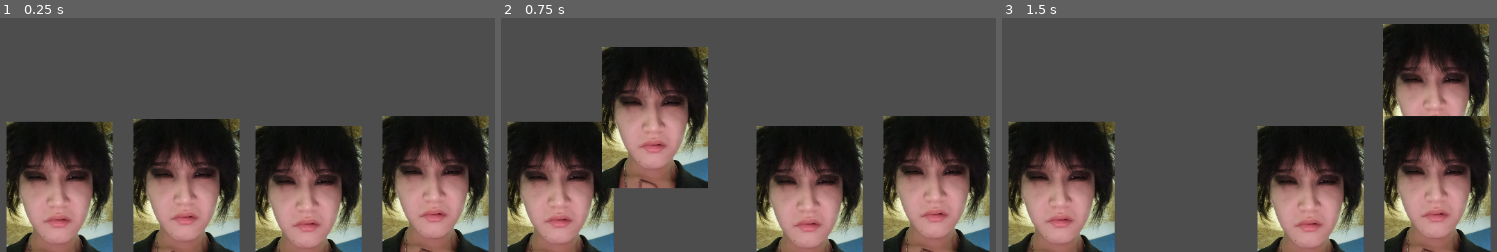
Above: before the commit, frames 1-3 (left to right).
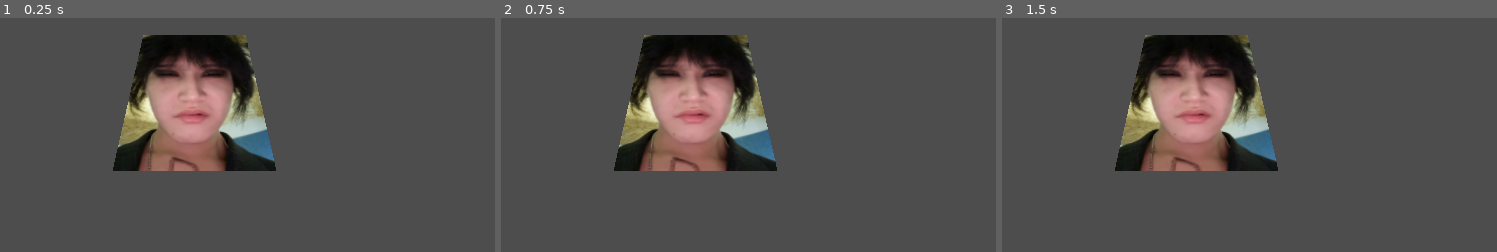
Above: after the commit, the same moments.

Repository: tonyrayf/durak999
Game: Godot game, scene res://scenes/Main3D.tscn
The game is run twice, just before and just after one commit, with the same random seed, the same clock (stepped at 60 frames per second) and the same inputs. Before the commit the project starts from res://scenes/Main.tscn.
Inputs (mouse positions are in pixels of both pictures, inside the frame that each line leads up to):
- Up to frame 1 (0.25 s): no input
- Up to frame 2 (0.75 s): tap Enter at 0.5 s; move the mouse to (654, 116) at 0.52 s; press the mouse at (654, 116) at 0.53 s
- Up to frame 3 (1.5 s): tap Space at 1.25 s; move the mouse to (1437, 95) at 1.27 s; release the mouse at (1437, 95) at 1.28 s; click (1437, 95) at 1.35 s

The runs differ from the first frame. In frame 1, 56% of the frame differs, in the area x 1-99%, y 7-100%; in frame 2, 52%; in frame 3, 58%, in the area x 1-99%, y 2-100%.

Commit message:
minor changes

Diff:
--- a/project.godot
+++ b/project.godot
@@ -11,7 +11,7 @@
 [application]
 
 config/name="durak"
-run/main_scene="uid://vfsgcglpmixn"
+run/main_scene="uid://c03y2syu5adi2"
 config/features=PackedStringArray("4.6", "Forward Plus")
 config/icon="res://icon.svg"
 
--- a/scenes/Main3D.tscn
+++ b/scenes/Main3D.tscn
@@ -7,3 +7,6 @@
 [node name="Sprite3D" type="Sprite3D" parent="." unique_id=864724462]
 transform = Transform3D(1, 0, 0, 0, 0.035265837, 0.99937797, 0, -0.99937797, 0.035265837, 0, 0, 0)
 texture = ExtResource("1_vjhcd")
+
+[node name="Camera3D" type="Camera3D" parent="." unique_id=426218461]
+transform = Transform3D(1, 0, 0, 0, 0.8227397, 0.56841826, 0, -0.56841826, 0.8227397, 0, 16.42034, 15.737333)
--- a/scenes/card.gd
+++ b/scenes/card.gd
@@ -1,18 +1,26 @@
 extends Area2D
 
 
-var dragged : bool = false
+var entered : bool = false
+var dragging : bool = false
 
 
 func _process(delta: float) -> void:
-	if dragged:
+	if entered:
+		if Input.is_action_pressed("mouse_lb"):
+			dragging = true
+		else:
+			dragging = false
+
+	if dragging:
 		global_position = Global.cursor.global_position
 
 
 func _on_area_entered(area: Area2D) -> void:
-	if area == Global.cursor and Input.is_action_pressed("mouse_lb"):
-		dragged = true
+	if area == Global.cursor:
+		entered = true
 
 func _on_area_exited(area: Area2D) -> void:
 	if area == Global.cursor:
-		dragged = false
+		entered = false
+		dragging = false
